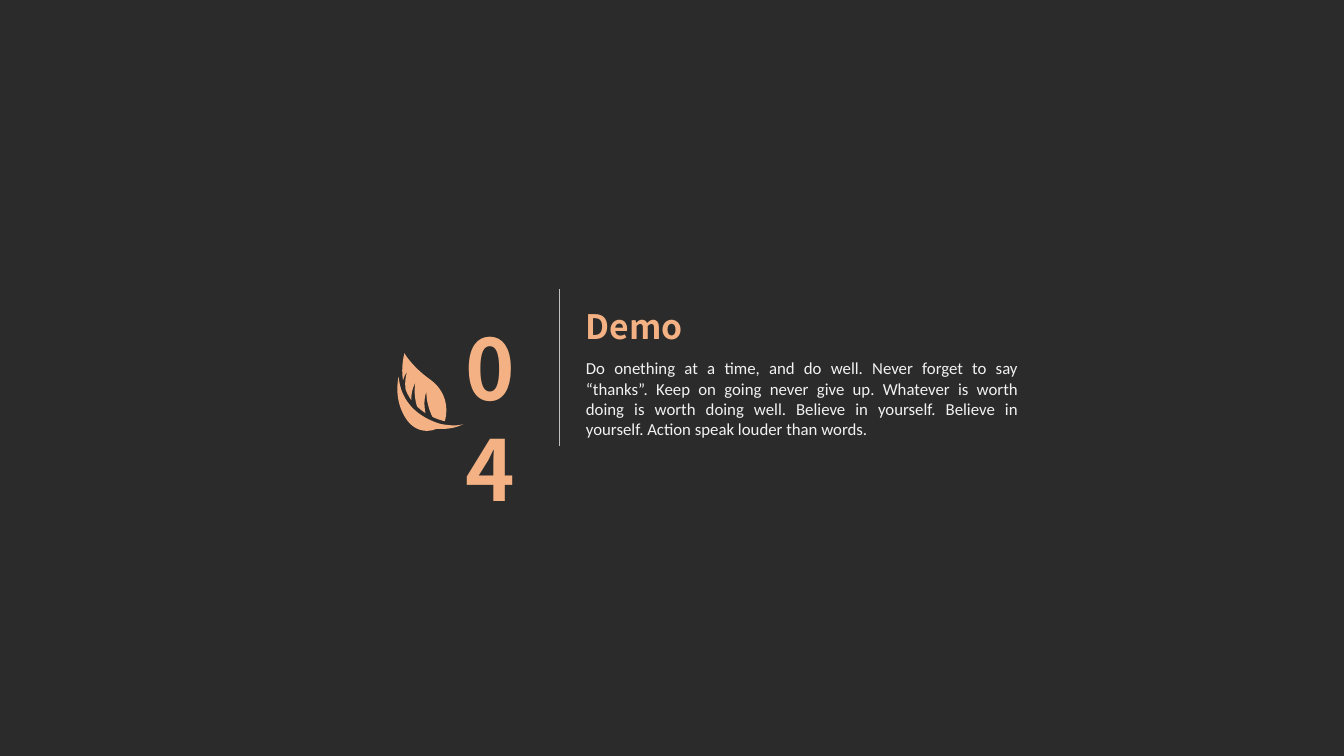
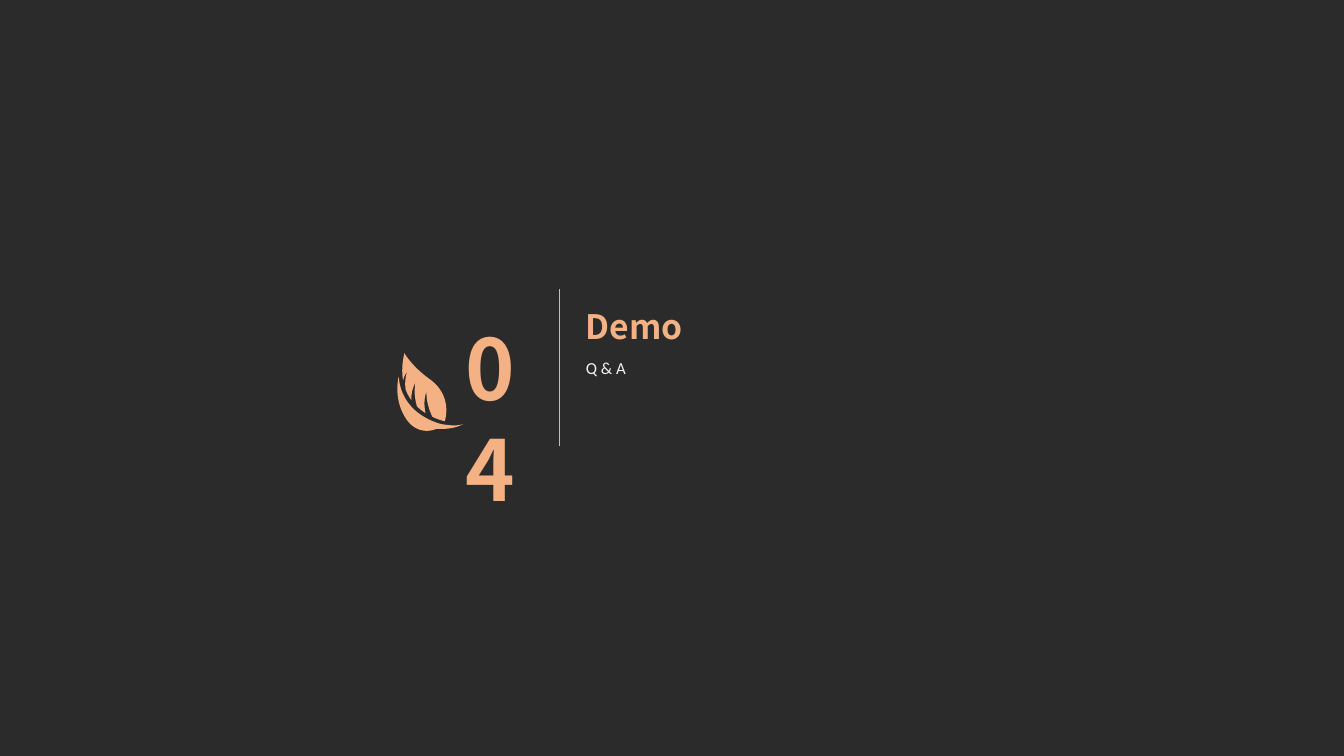
Before and after one commit to kcikkick/mvvm-demo, a slide deck: slide 25 of ppt/mvvm-demo.pptx. Drawn at 1344x756 pixels with LibreOffice and Linux fonts; fonts in the diff are those of the drawing; background and template pictures are left out; a plain dark background stands for a picture behind light text. Boxes give left, top, right and bottom in pixels: in the first picture for what was removed or moved away, otherwise in the second. Text is boxed around its words. In the diff, an @@ line names an element or a change of style, - is before the commit and + after.

```diff
--- a/ppt/mvvm-demo.pptx
+++ b/ppt/mvvm-demo.pptx
@@ text at (586,363,626,377): text changed @@
-Do onething at a time, and do well. Never forget to say “thanks”. Keep on going never give up. Whatever is worth doing is worth doing well. Believe in yourself. Believe in yourself. Action speak louder than words.
+Q & A
```
Also in this commit, not shown: 18 other slides changed, 4 slides added, 4 slides removed, 1 other file.
